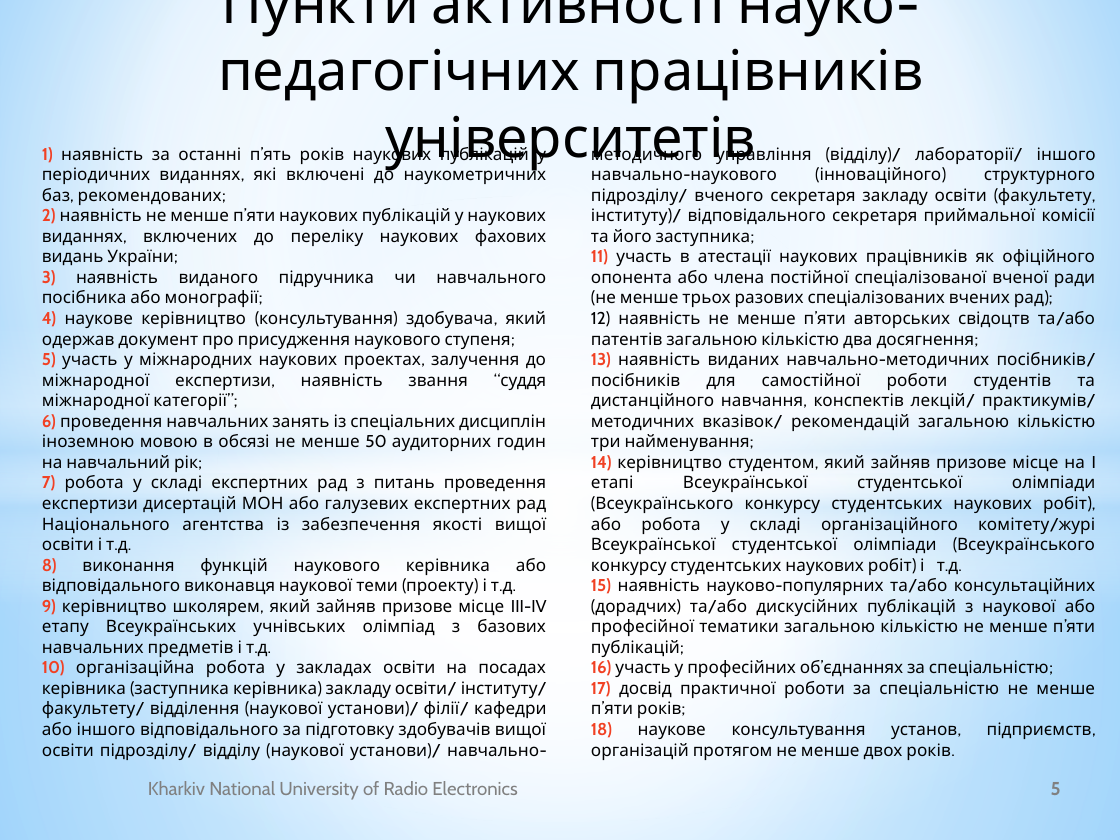
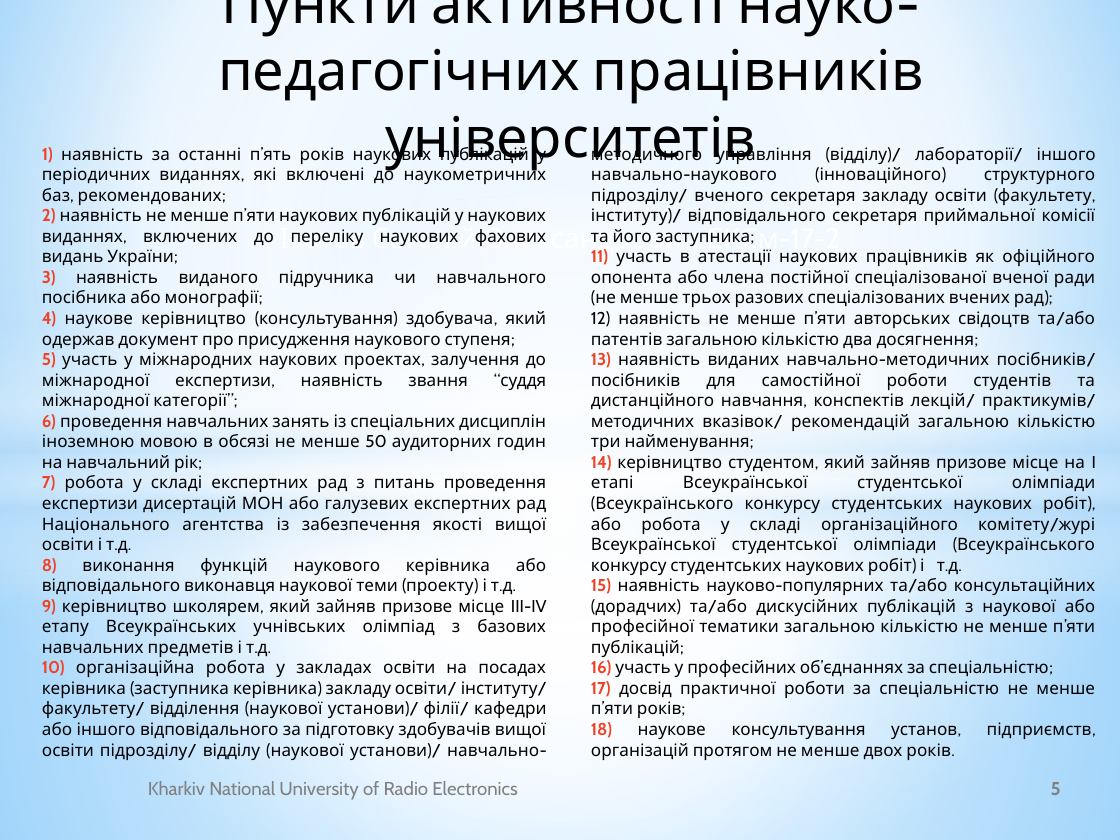
Before and after one commit to UdgineIzotov/diplom-doc, a slide deck: slide 5 of root/Ізотов_Презентация.pptx. Drawn at 1120x840 pixels with LibreOffice and Linux fonts; fonts in the diff are those of the drawing; background and template pictures are left out. Boxes give left, top, right and bottom in pixels: in the first picture for what was removed or moved away, otherwise in the second. Text is boxed around its words. In the diff, an @@ line names an element or a change of style, - is before the commit and + after.

```diff
--- a/root/Ізотов_Презентация.pptx
+++ b/root/Ізотов_Презентация.pptx
@@ text in rectangle at bbox=[280, 221, 840, 255]: text added @@
+Ізотов Євгеній Олександрович СКСм-17-2
```
Also in this commit, not shown: 17 other slides changed, 3 other files.
